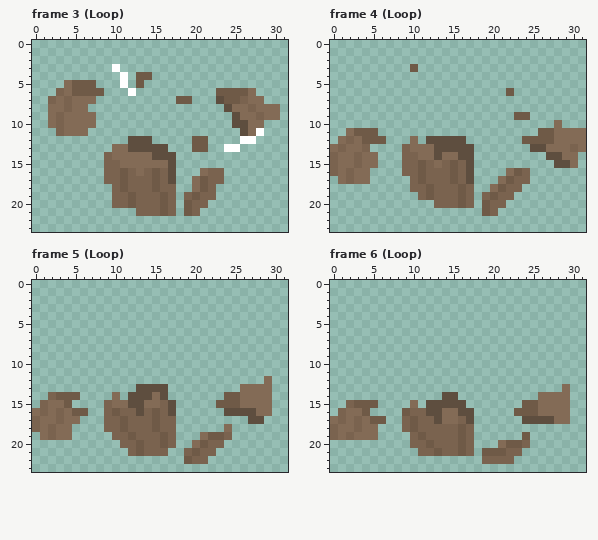
One commit to this pixel-art file: cloud titan/sprites/prop/items/barrel_0/barrel_break_0.ase. The picture above was drawn from the file before the commit.
32x24 pixels, 7 frames. Shown: frame 3 (Loop), frame 4 (Loop), frame 5 (Loop), frame 6 (Loop). The commit also changed other frames, which this record leaves out.
And afterwards:
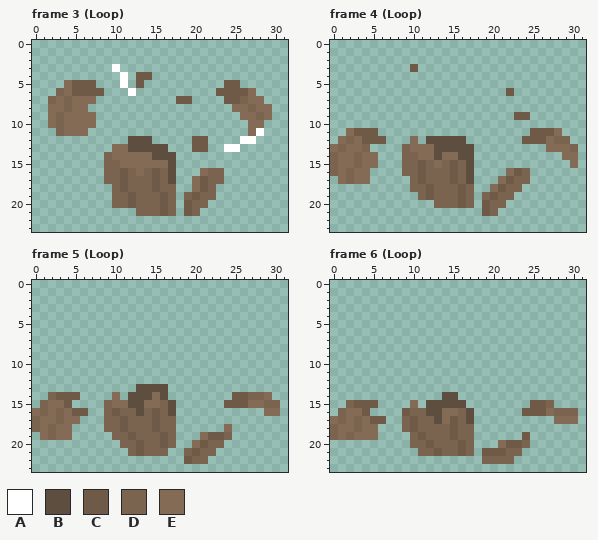
Palette (. is transparent): A #ffffff  B #5e4e3f  C #6f5a47  D #7a634f  E #836b56
Changes in this commit:
{"where": "frame 3 (Loop), layer \"Layer Copy\""}
{"frame":3,"y":5,"x":24,"old":"..","new":"CC"}
{"frame":3,"y":7,"x":23,"old":"B","new":"."}
{"frame":3,"y":8,"x":24,"old":"B","new":"."}
{"frame":3,"y":8,"x":30,"old":"E","new":"."}
{"frame":3,"y":9,"x":25,"old":"B","new":"."}
{"frame":3,"y":9,"x":30,"old":"E","new":"."}
{"frame":3,"y":10,"x":25,"old":"BB","new":".."}
{"frame":3,"y":11,"x":26,"old":"B","new":"."}
{"where": "frame 4 (Loop), layer \"Layer Copy\""}
{"frame":4,"y":10,"x":28,"old":"E","new":"."}
{"frame":4,"y":11,"x":25,"old":".","new":"C"}
{"frame":4,"y":11,"x":29,"old":"EEE","new":"..."}
{"frame":4,"y":12,"x":27,"old":"CEEEE","new":"EDD.."}
{"frame":4,"y":13,"x":25,"old":"BB","new":".."}
{"frame":4,"y":13,"x":31,"old":"E","new":"."}
{"frame":4,"y":14,"x":27,"old":"BB","new":".."}
{"frame":4,"y":15,"x":28,"old":"BB","new":".."}
{"where": "frame 5 (Loop), layer \"Layer Copy\""}
{"frame":5,"y":12,"x":29,"old":"E","new":"."}
{"frame":5,"y":13,"x":26,"old":"EEEE","new":"...."}
{"frame":5,"y":14,"x":24,"old":"C","new":"."}
{"frame":5,"y":14,"x":26,"old":"EEE","new":"CDD"}
{"frame":5,"y":15,"x":23,"old":"C","new":"."}
{"frame":5,"y":15,"x":26,"old":"E","new":"C"}
{"frame":5,"y":15,"x":29,"old":"E.","new":"DD"}
{"frame":5,"y":16,"x":24,"old":"BBBBE","new":"....."}
{"frame":5,"y":16,"x":30,"old":".","new":"E"}
{"frame":5,"y":17,"x":27,"old":"BB","new":".."}
{"where": "frame 6 (Loop), layer \"Layer Copy\""}
{"frame":6,"y":13,"x":29,"old":"E","new":"."}
{"frame":6,"y":14,"x":26,"old":"EEEE","new":"...."}
{"frame":6,"y":15,"x":24,"old":"C","new":"."}
{"frame":6,"y":15,"x":26,"old":"EEEE","new":"CD.."}
{"frame":6,"y":16,"x":16,"old":"B","new":"D"}
{"frame":6,"y":16,"x":23,"old":"C","new":"."}
{"frame":6,"y":16,"x":26,"old":"E","new":"C"}
{"frame":6,"y":16,"x":28,"old":"EE.","new":"DDD"}
{"frame":6,"y":17,"x":15,"old":"E","new":"C"}
{"frame":6,"y":17,"x":24,"old":"BBBB","new":"...."}
{"frame":6,"y":17,"x":30,"old":".","new":"E"}
{"frame":6,"y":18,"x":15,"old":"DC","new":"CD"}
{"frame":6,"y":19,"x":15,"old":"DC","new":"CD"}
